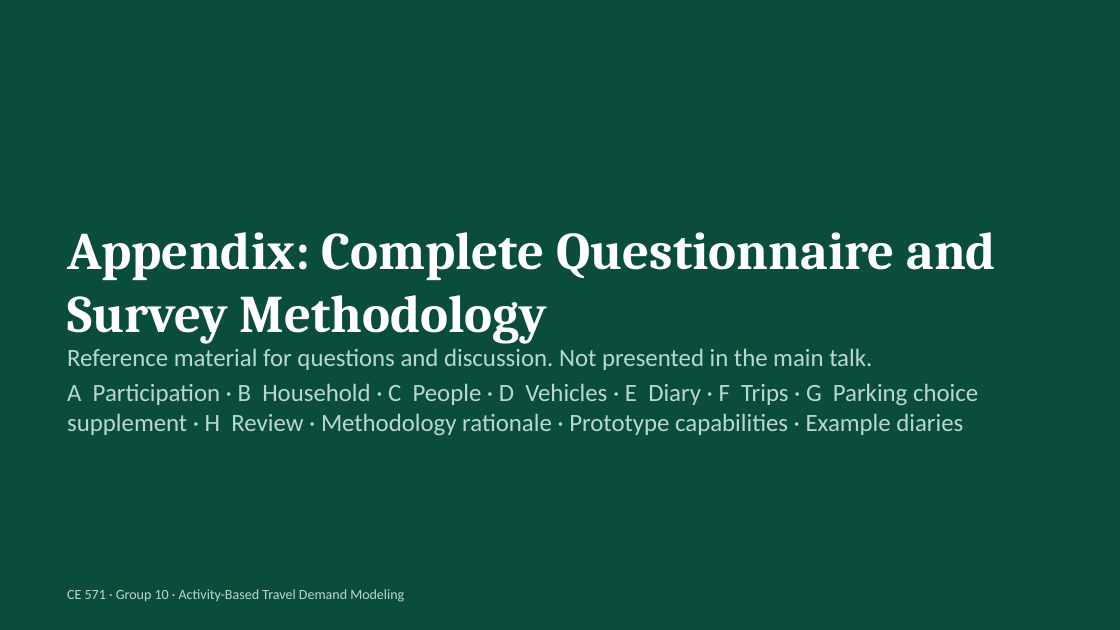
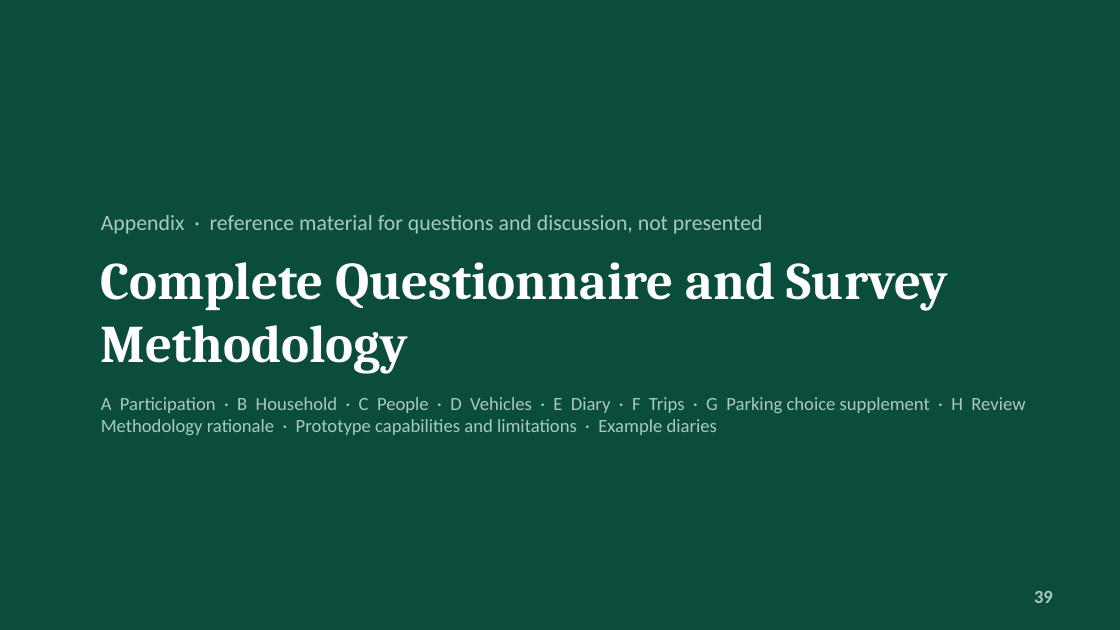
Before and after one commit to abdelmohdi/Claude, a slide deck: slide 39 of CE571_Group10_ABM_Presentation/CE571_Group10_Activity_Based_Travel_Demand_Modeling.pptx (slide 38 before the commit). Drawn at 1120x630 pixels with LibreOffice and Linux fonts; fonts in the diff are those of the drawing. Boxes give left, top, right and bottom in pixels: in the first picture for what was removed or moved away, otherwise in the second. Text is boxed around its words. In the diff, an @@ line names an element or a change of style, - is before the commit and + after.

```diff
--- a/CE571_Group10_ABM_Presentation/CE571_Group10_Activity_Based_Travel_Demand_Modeling.pptx
+++ b/CE571_Group10_ABM_Presentation/CE571_Group10_Activity_Based_Travel_Demand_Modeling.pptx
@@ text added at <box>101,215,763,234</box>, 14 pt, text #A9C9BF @@
+Appendix · reference material for questions and discussion, not presented
@@ title at <box>101,262,948,374</box>: text changed @@
-Appendix: Complete Questionnaire and Survey Methodology
+Complete Questionnaire and Survey Methodology
@@ title "Complete Questionnaire and Survey Methodology" at <box>101,262,948,374</box>: vertical alignment middle to top @@
@@ text at <box>101,397,1025,435</box>: text changed; size 16 to 12 pt; text colour #B8D8CF to #A9C9BF @@
-Reference material for questions and discussion. Not presented in the main talk.
-A Participation · B Household · C People · D Vehicles · E Diary · F Trips · G Parking choice supplement · H Review · Methodology rationale · Prototype capabilities · Example diaries
+A Participation · B Household · C People · D Vehicles · E Diary · F Trips · G Parking choice supplement · H Review
+Methodology rationale · Prototype capabilities and limitations · Example diaries
@@ text removed at <box>67,589,404,602</box> @@
-CE 571 · Group 10 · Activity-Based Travel Demand Modeling
@@ page number added at <box>1034,591,1053,603</box>, 12 pt, text #A9C9BF, bold @@
+39
```
Also in this commit, not shown: 52 other slides changed, 1 slide added, 1 other file.
